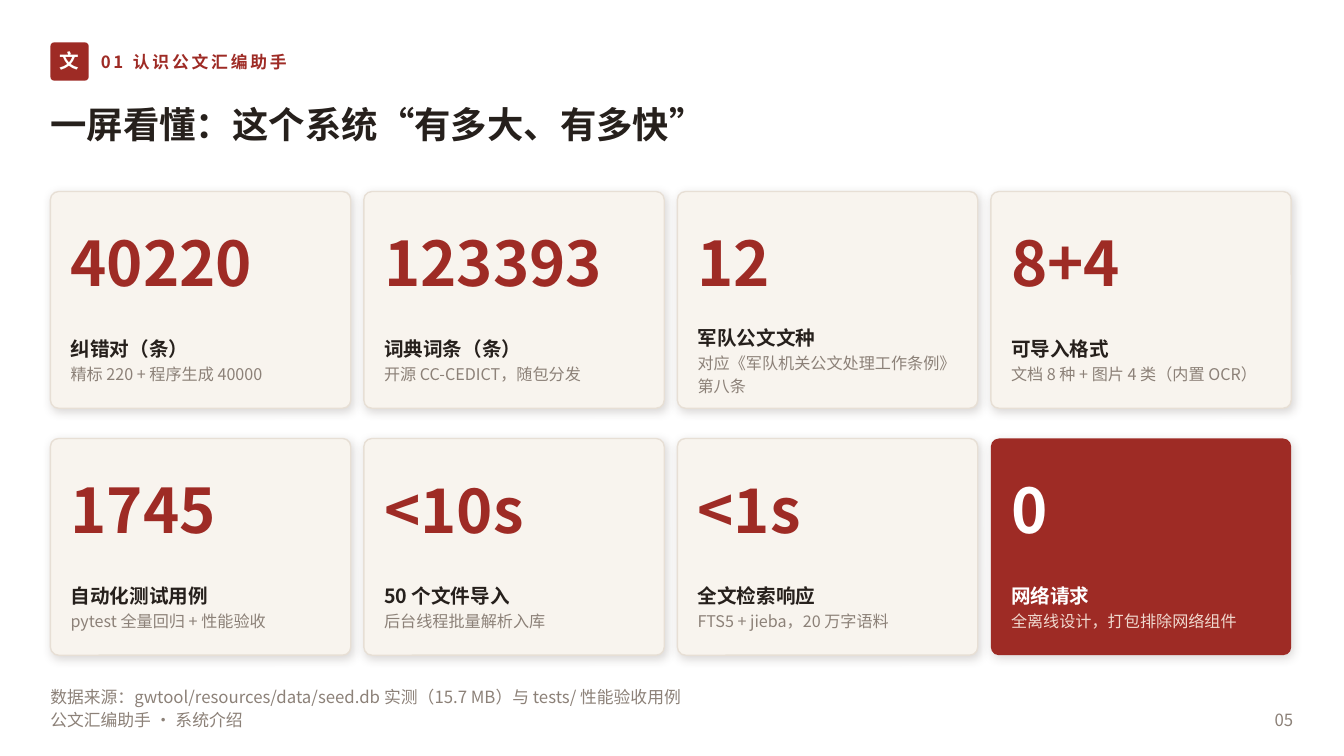
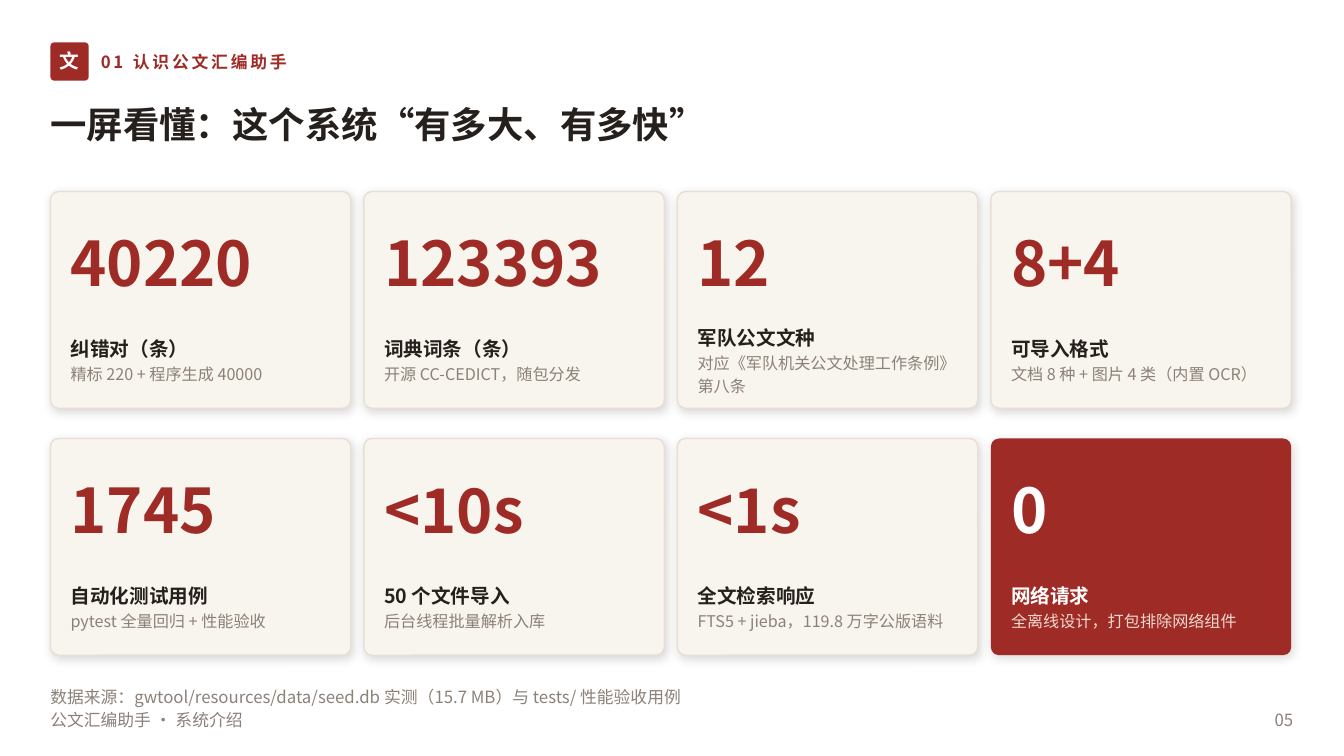
Before and after one commit to lzh745200/gwtool, a slide deck: slide 5 of doc/公文汇编助手-系统介绍.pptx. Drawn at 1344x756 pixels with LibreOffice and Linux fonts; fonts in the diff are those of the drawing. Boxes give left, top, right and bottom in pixels: in the first picture for what was removed or moved away, otherwise in the second. Text is boxed around its words. In the diff, an @@ line names an element or a change of style, - is before the commit and + after.

```diff
--- a/doc/公文汇编助手-系统介绍.pptx
+++ b/doc/公文汇编助手-系统介绍.pptx
@@ text at bbox=[698, 613, 944, 631]: text changed @@
-FTS5 + jieba，20 万字语料
+FTS5 + jieba，119.8 万字公版语料
```
Also in this commit, not shown: 8 other slides changed, 3 slides added, 2 slides removed, 36 other files.
